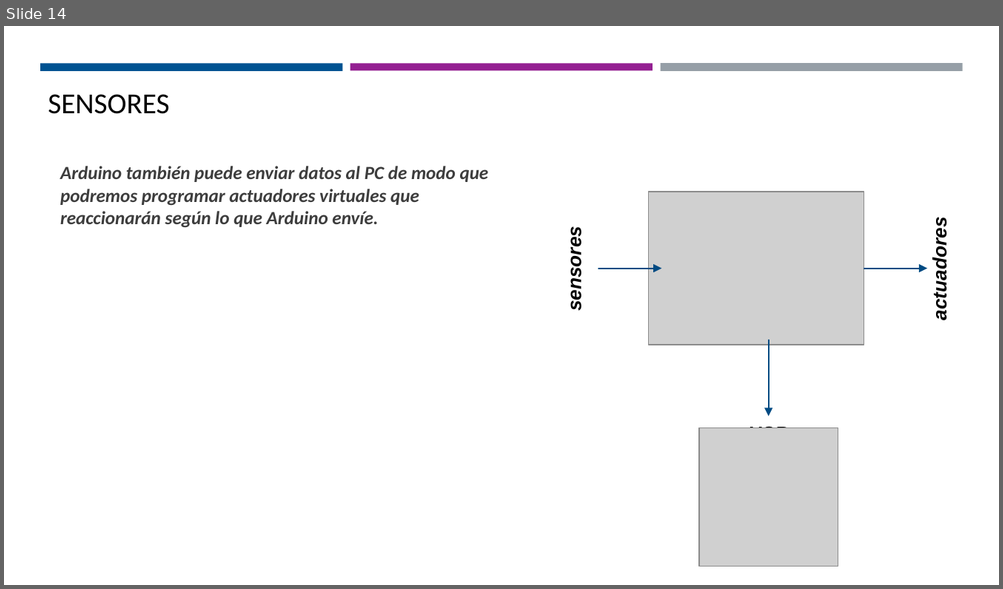
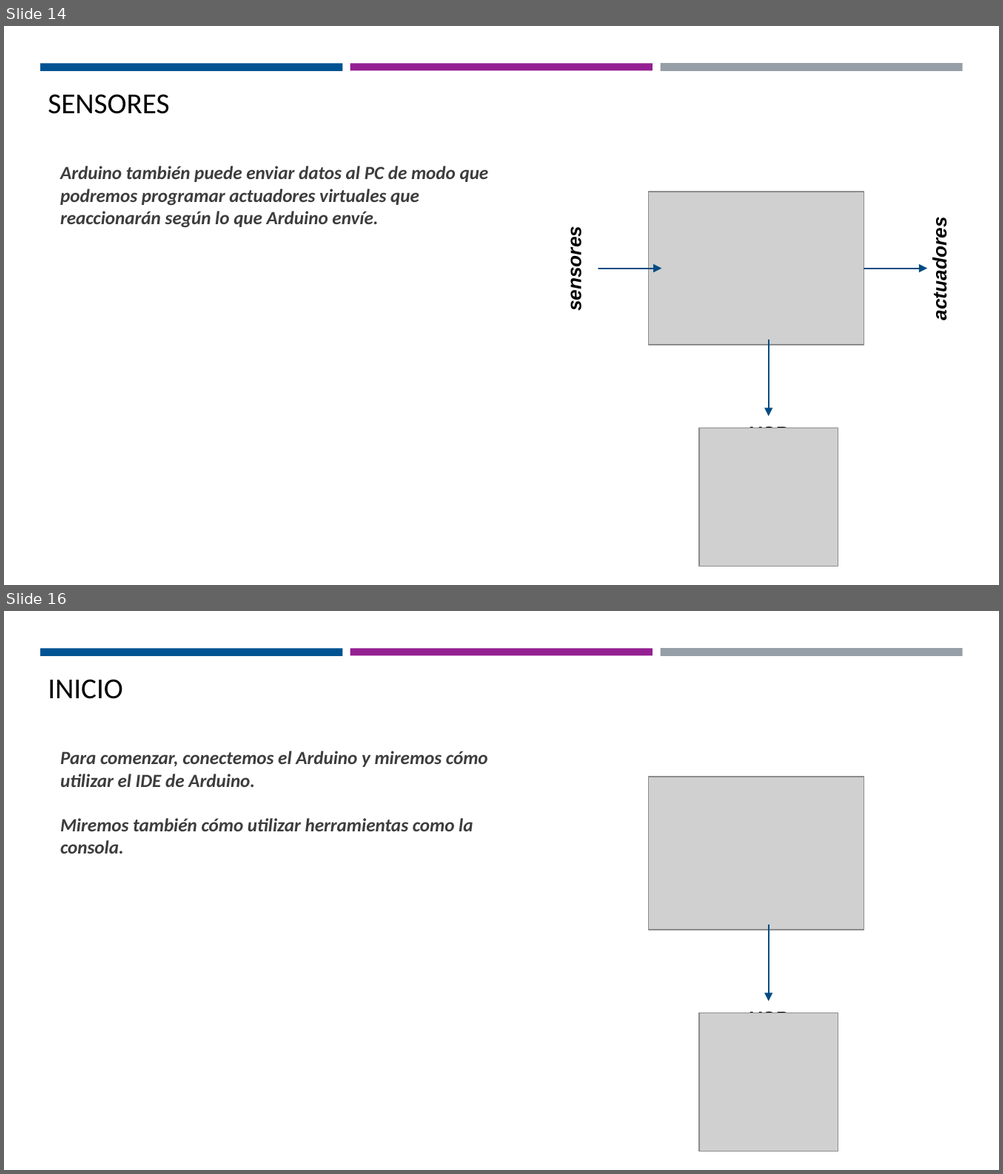
Before and after one commit to Domiciano/EcoApp201, a slide deck: Semana 1/Arduino.pptx. Shown one above the other, each under a label of ours: slide 14 before the commit, slides 14 and 16 after it; the slides between them are not shown. The pictures are 1003x589 and 1003x1174 pixels, drawn with LibreOffice and Linux fonts; fonts in the diff are those of the drawing; grey boxes stand for pictures. Boxes give left, top, right and bottom in pixels: in the first picture for what was removed or moved away, otherwise in the second. Text is boxed around its words. In the diff, an @@ line names an element or a change of style, - is before the commit and + after.

```diff
--- a/Semana 1/Arduino.pptx
+++ b/Semana 1/Arduino.pptx
@@ slide 16 added at bbox=[4, 611, 999, 1170], background #FFFFFF; not listed: 3 template elements that a slide beside it also shows @@
@@ title added at bbox=[48, 679, 123, 699], 21 pt, text #000000 @@
+INICIO
@@ text added at bbox=[60, 751, 488, 854], 13.5 pt, text #3D3D3D, bold, italic @@
+Para comenzar, conectemos el Arduino y miremos cómo utilizar el IDE de Arduino.
+Miremos también cómo utilizar herramientas como la consola.
@@ picture added at bbox=[649, 777, 865, 930] @@
@@ arrow added from (768, 925) to (768, 1002), #004B83 1 pt @@
@@ text added at bbox=[747, 1010, 788, 1014], 14 pt, text #000000, bold, italic @@
+USB
@@ picture added at bbox=[699, 1013, 837, 1151] @@
```
Also in this commit, not shown: 1 other slide added, 1 other file.
